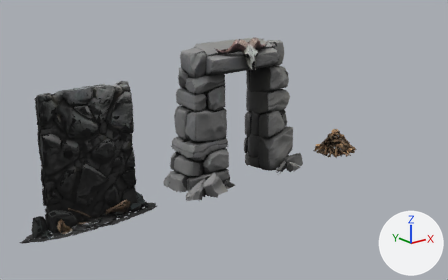
Before and after pictures for a commit that changed the glTF model public/world/kit/dungeon-kit.glb.
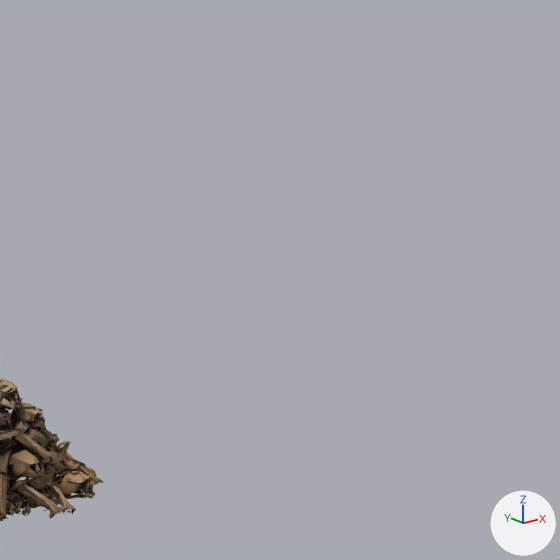
Old and new are each drawn whole from a 50 mm lens placed at (-11.68, -13.84, 6.96), pointed at (-0.07, 0.66, 1.15) and again close up on the part from 75% to 100% of the width and 19% to 59% of the height. Every picture has the same lights, and +X, +Y and +Z are marked at lower right. The first two pictures are the older version.

Names of what the first close-up shows: 'bone_pile'.
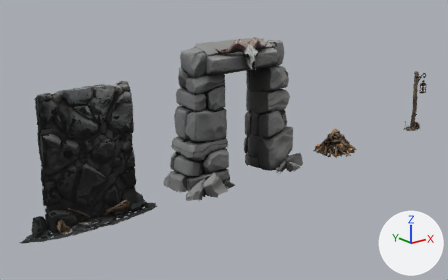
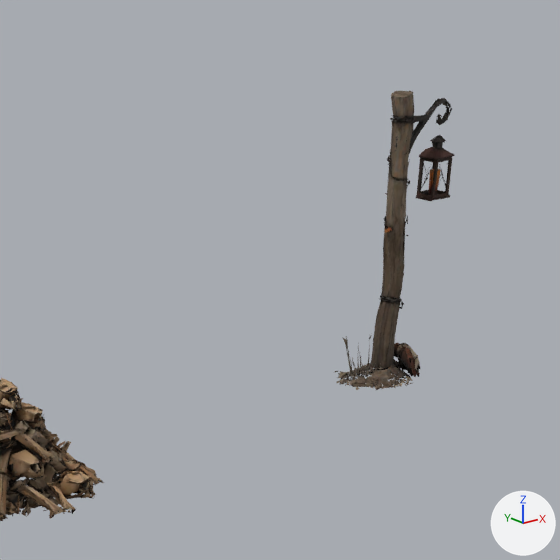
Where the change shows, as pixel boxes (x1, y1, x2, y2) in the close-ups (560 x 560 px):
'lantern', added (brown)
    after: (335, 91, 455, 390)

The change, as a diff of the scene's bpy script:
```diff
--- a/public/world/kit/dungeon-kit.glb.py
+++ b/public/world/kit/dungeon-kit.glb.py
@@ img_image_0_003 @@
+img_image_0_003 = load_image('Image_0.003', '_unpacked/Image_0.003', 512, 512, 'sRGB')
@@ mat_goblin_lantern_v2 @@
+mat_goblin_lantern_v2 = bpy.data.materials.new('goblin_lantern-v2')
+# uses the picture img_image_0_003
@@ me_lantern @@
+me_lantern.from_pydata(...)  # 4982 vertices, 3500 faces; spans x -0.45..0.54, y -0.26..0.26, z -0.01..2.32
+me_lantern.materials.append(mat_goblin_lantern_v2)
@@ ob_lantern @@
+ob_lantern = bpy.data.objects.new('lantern', me_lantern)
+ob_lantern.location = (9.0, 0.0, 0.0)
```
